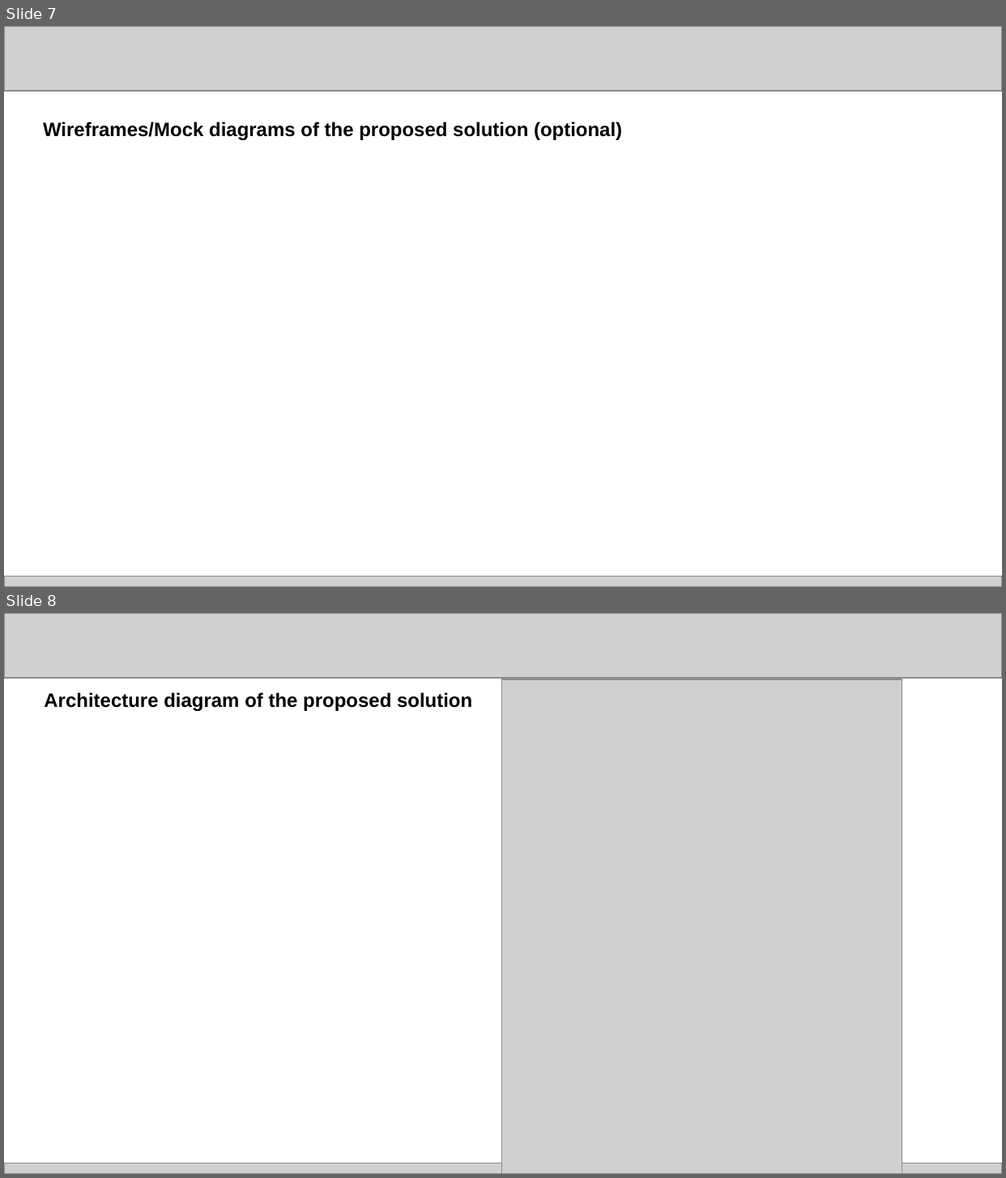
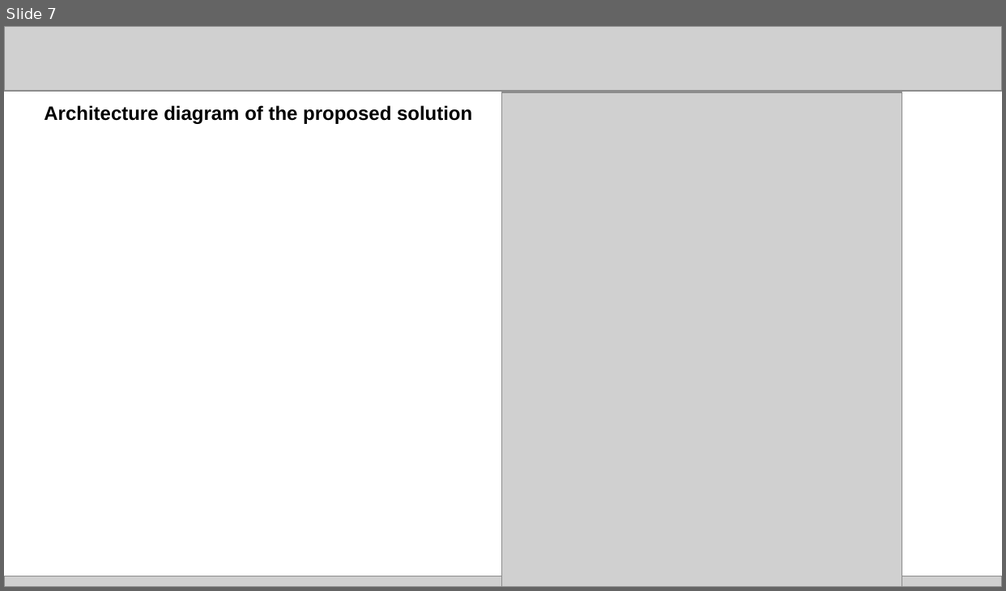
Before and after one commit to abhinavmukwane/FinRiskLensAI, a slide deck: Doc/Prototype Submission Deck _ IDBI Innovate.pptx. Shown one above the other, each under a label of ours: slides 7 and 8 before the commit, slide 7 after it. The pictures are 1006x1178 and 1006x591 pixels, drawn with LibreOffice and Linux fonts; fonts in the diff are those of the drawing; grey boxes stand for pictures. Boxes give left, top, right and bottom in pixels: in the first picture for what was removed or moved away, otherwise in the second. Text is boxed around its words. In the diff, an @@ line names an element or a change of style, - is before the commit and + after.

Commit message:
#Updated PPT

```diff
--- a/Doc/Prototype Submission Deck _ IDBI Innovate.pptx
+++ b/Doc/Prototype Submission Deck _ IDBI Innovate.pptx
@@ slide 7 removed at [4,26,1002,587], background #FFFFFF @@
@@ picture removed at [4,26,1002,91] @@
@@ text removed at [43,122,622,140] @@
-Wireframes/Mock diagrams of the proposed solution (optional)
@@ picture removed at [4,577,1002,587] @@
@@ what was slide 8 is now slide 7 @@
```
